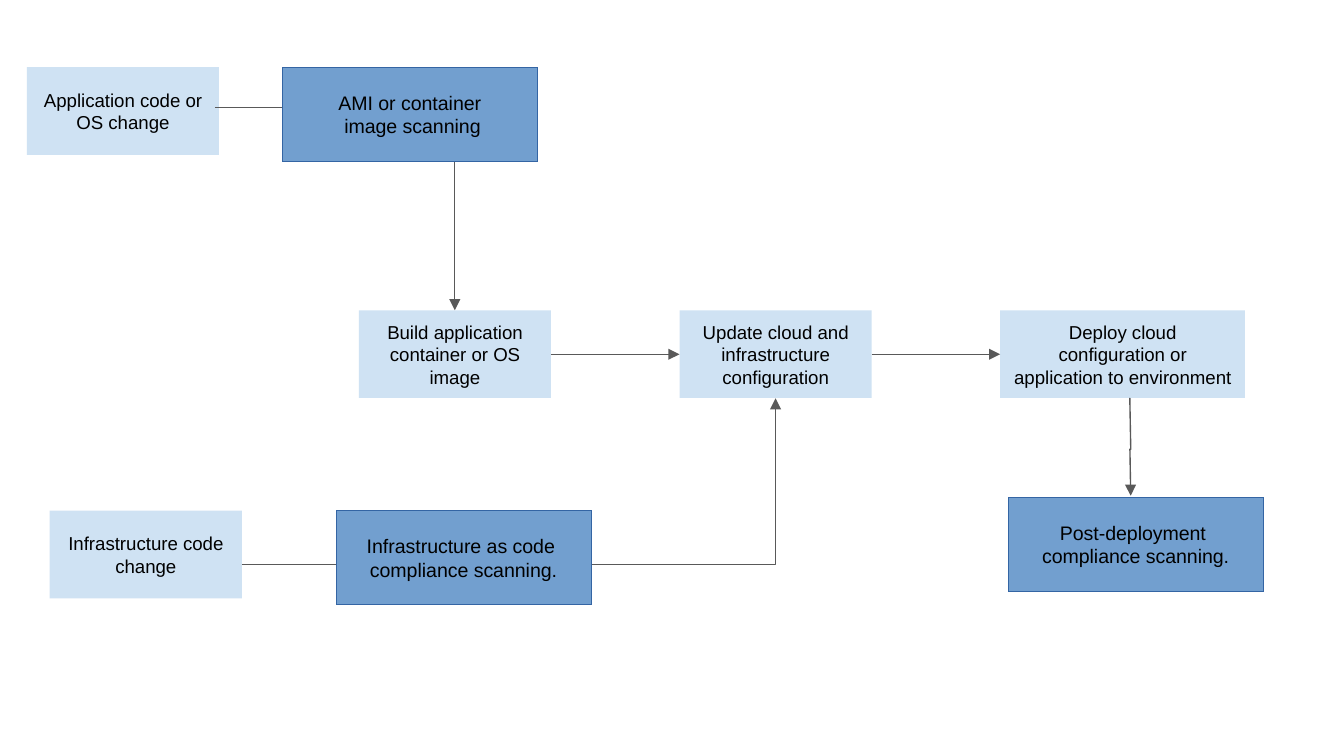
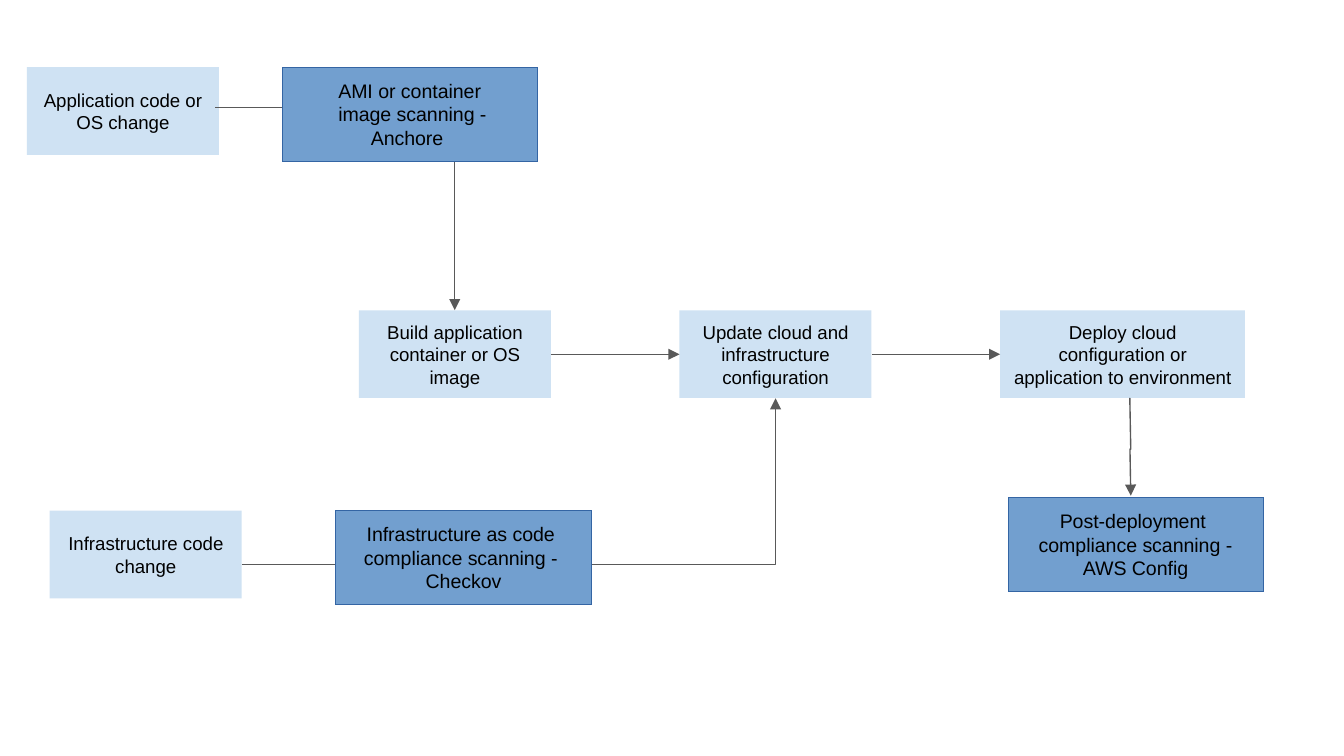
Before and after one commit to hmisonne/AWS_Security, a slide deck: slide 1 of starter/DevOpsPipeline.pptx. Drawn at 1344x756 pixels with LibreOffice and Linux fonts; fonts in the diff are those of the drawing. Boxes give left, top, right and bottom in pixels: in the first picture for what was removed or moved away, otherwise in the second. Text is boxed around its words. In the diff, an @@ line names an element or a change of style, - is before the commit and + after.

Commit message:
docs: Updated pipeline with example of tools

```diff
--- a/starter/DevOpsPipeline.pptx
+++ b/starter/DevOpsPipeline.pptx
@@ text in rectangle at <box>338,107,475,145</box>: text changed @@
-image scanning
+image scanning -
+Anchore
@@ text in rectangle at <box>1039,538,1221,579</box>: text changed @@
-compliance scanning.
+compliance scanning -
+AWS Config
@@ text in rectangle at <box>364,551,546,588</box>: text changed @@
-compliance scanning.
+compliance scanning -
+Checkov
```
